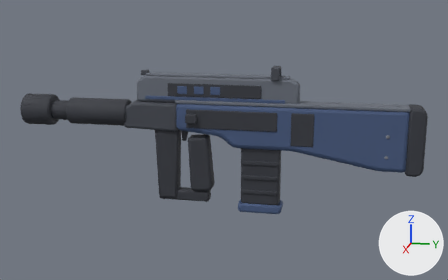
Renders of the glTF model roblox/assets/weapons-kit/w_burst.glb from each side of a commit.
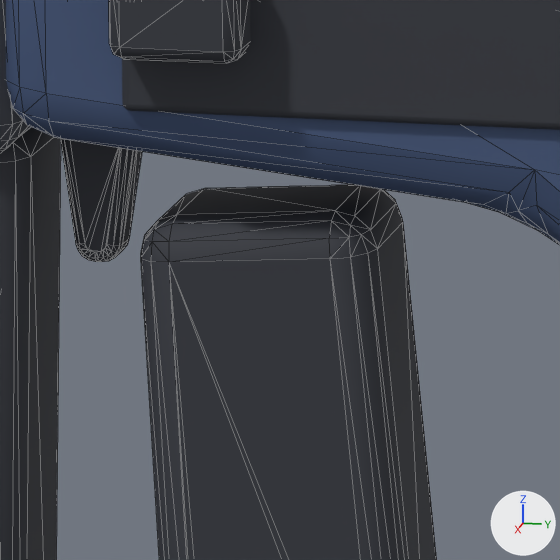
Each version appears first whole from a 50 mm camera at (1.782, 0.323, 0.385) aimed at (-0.002, -0.034, -0.061), and next in a close-up on the part from 39% to 50% of the width and 42% to 59% of the height. Every picture has the same lights, and +X, +Y and +Z are marked at lower right. The first two pictures are the older version. The close-ups show mesh edges as thin lines. Vertices at exactly the same position are counted once.

Objects in the first close-up: 'body_wzA__body__p44577c', 'body_wzN__dark__p353840', 'charge_wzB__dark__p353840', 'fore_wzB__frame__p444851', 'grip_wzB__dark__p353840', 'loop_wzB__dark__p353840'.
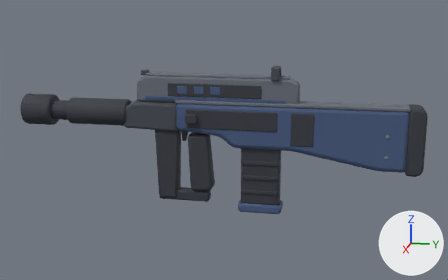
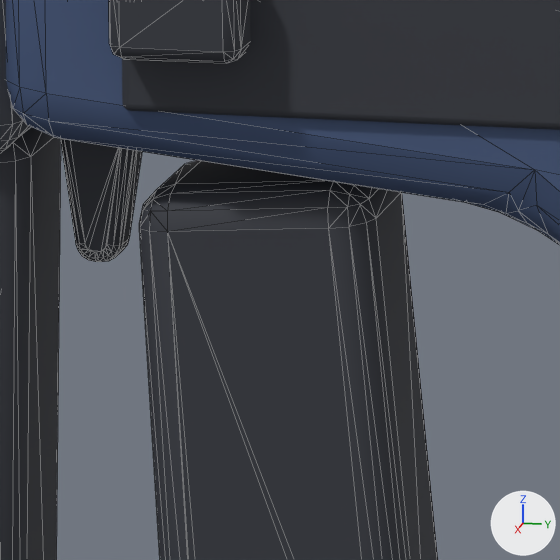
Where the change shows, as pixel boxes [x1, y1, x2, y2] in the close-ups (560 x 560 px; the box of a moved part takes in the faces that stretch with it):
'grip_wzB__dark__p353840', reshaped
    before: [61, 139, 437, 560]
    after: [61, 139, 438, 560]
part 1 of me_grip_wzb__dark__p353840, moved or reshaped
    before: [141, 185, 437, 560]
    after: [139, 160, 438, 560]

The change, as a list of edits to the scene's bpy script:
```text
Change me_grip_wzb__dark__p353840:
    used by ob_grip_wzb__dark__p353840; location = (0.0, 0.0, 0.0)
    remove me_grip_wzb__dark__p353840.from_pydata(...)  # 256 vertices, 504 faces; spans x -0.025..0.025, y -0.166..-0.066, z -0.221..-0.03
    add me_grip_wzb__dark__p353840.from_pydata(...)  # 256 vertices, 504 faces; spans x -0.025..0.025, y -0.166..-0.065, z -0.221..-0.03
    me_grip_wzb__dark__p353840 part 1: all 48 vertices in x -0.025..0.025, y -0.141..-0.079, z -0.062..-0.049 are moved by (0.0, 0.0, 0.008)
```
